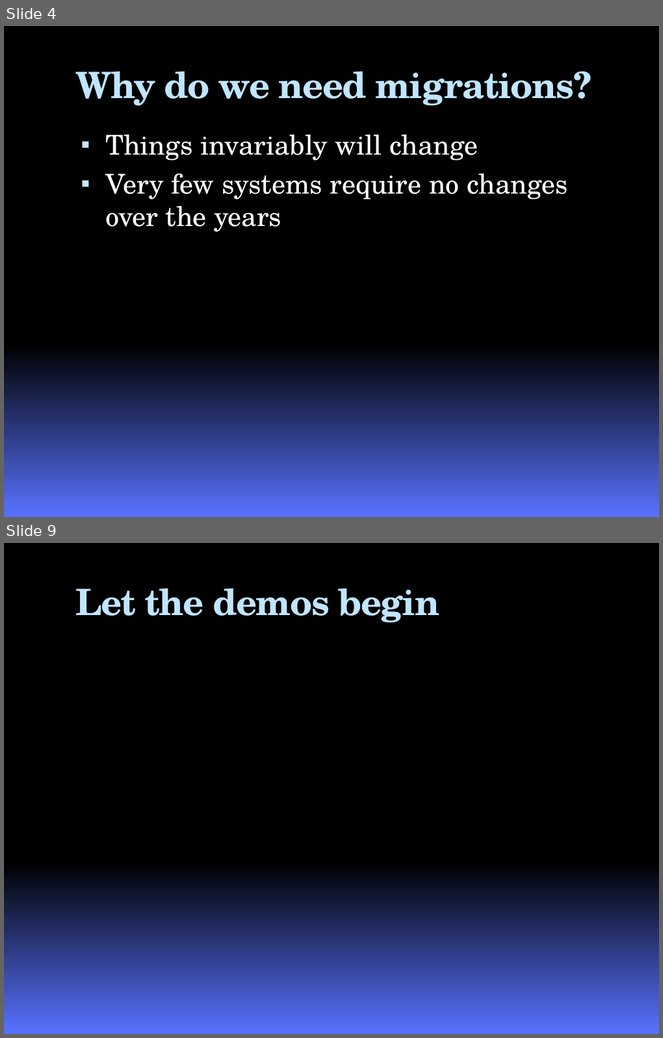
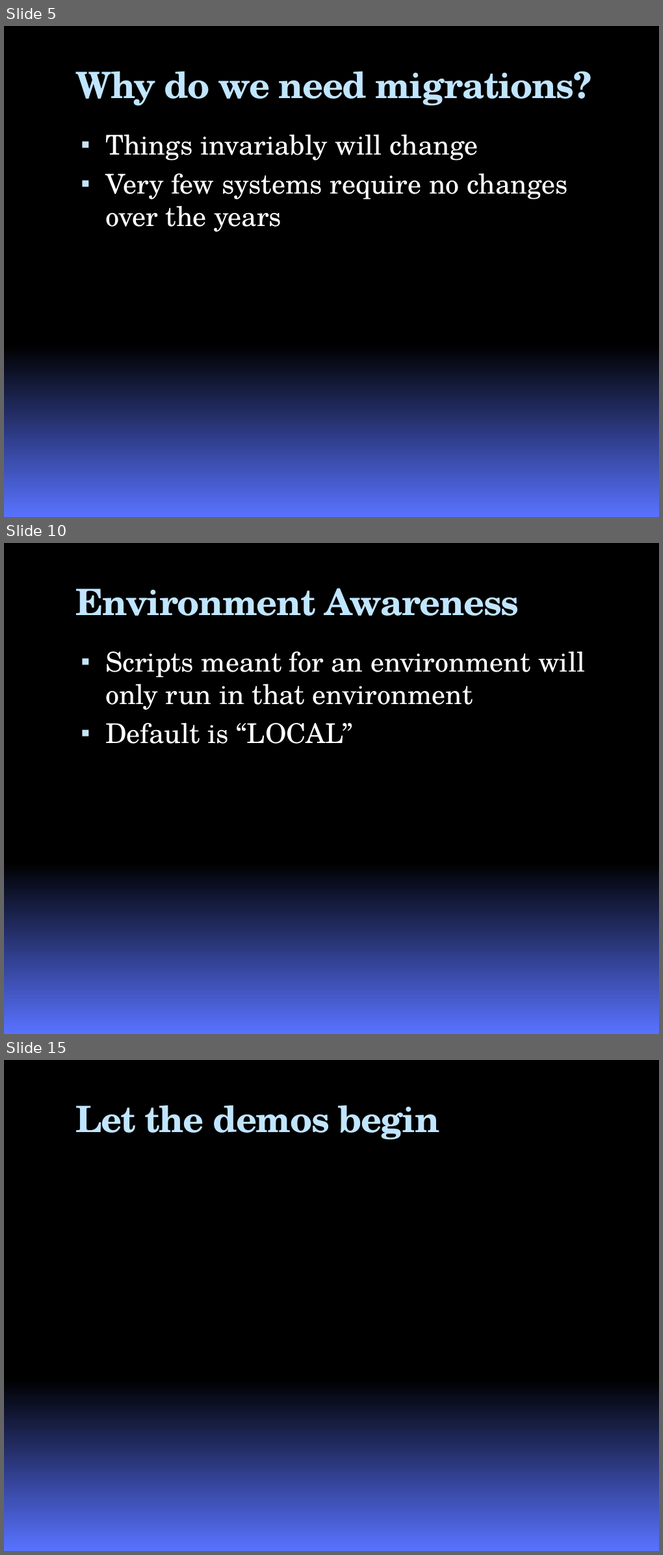
Before and after one commit to google-code-export/roundhouse, a slide deck: branches/nhibernate/docs/RoundhousEPresentation.pptx. Shown one above the other, each under a label of ours: slides 4 and 9 before the commit, slides 5, 10 and 15 after it; the slides between them are not shown. The pictures are 663x1038 and 663x1555 pixels, drawn with LibreOffice and Linux fonts; fonts in the diff are those of the drawing; background and template pictures are left out. Boxes give left, top, right and bottom in pixels: in the first picture for what was removed or moved away, otherwise in the second. Text is boxed around its words. In the diff, an @@ line names an element or a change of style, - is before the commit and + after.

```diff
--- a/branches/nhibernate/docs/RoundhousEPresentation.pptx
+++ b/branches/nhibernate/docs/RoundhousEPresentation.pptx
@@ slide 10 added at box(4, 543, 659, 1034), background gradient #000000 to #5972FF @@
@@ title added at box(76, 588, 519, 616), 40 pt, text #C0E5FF, bold @@
+Environment Awareness
@@ text added at box(105, 652, 585, 744), 30 pt, text #FFFFFF @@
+▪ Scripts meant for an environment will only run in that environment
+▪ Default is “LOCAL”
@@ what was slide 4 is now slide 5 @@
@@ what was slide 9 is now slide 15 @@
```
Also in this commit, not shown: 2 slides changed, 8 other slides added, 3 slides removed, 44 other files.
